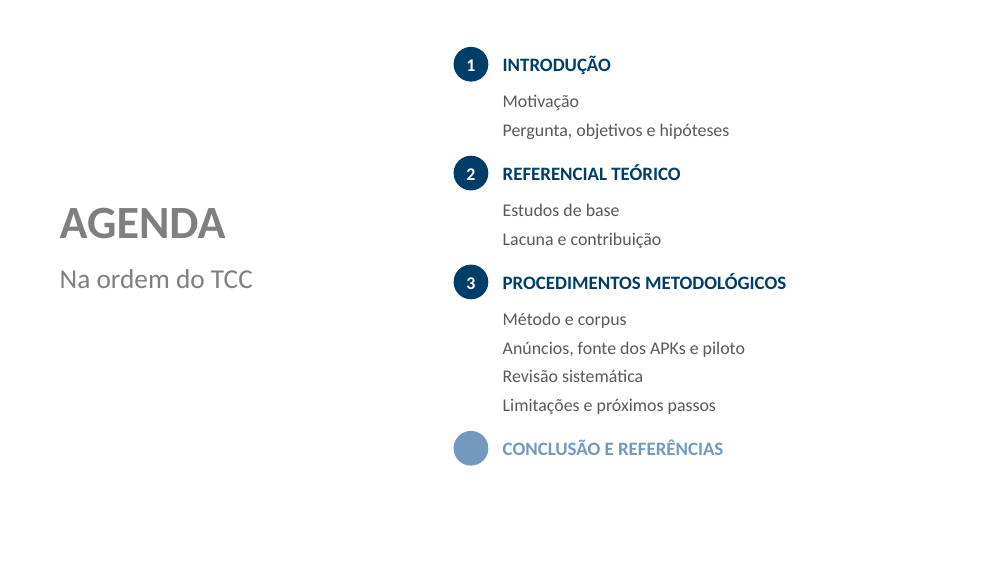
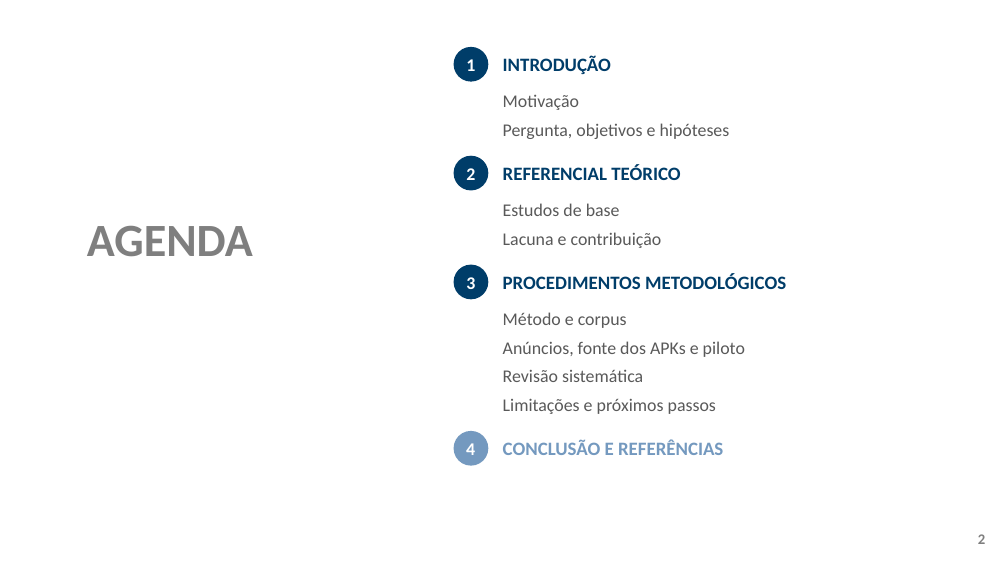
Before and after one commit to ClaudioAMF1/TCC, a slide deck: slide 2 of tcc/apresentacao/simulacao-defesa-rascunho.pptx. Drawn at 1008x567 pixels with LibreOffice and Linux fonts; fonts in the diff are those of the drawing; background and template pictures are left out. Boxes give left, top, right and bottom in pixels: in the first picture for what was removed or moved away, otherwise in the second. Text is boxed around its words. In the diff, an @@ line names an element or a change of style, - is before the commit and + after.

```diff
--- a/tcc/apresentacao/simulacao-defesa-rascunho.pptx
+++ b/tcc/apresentacao/simulacao-defesa-rascunho.pptx
@@ text "AGENDA" moved from (x1=60, y1=208, x2=226, y2=238) to (x1=87, y1=226, x2=253, y2=256) @@
@@ text removed at (x1=60, y1=269, x2=253, y2=288) @@
-Na ordem do TCC
@@ text in ellipse at (x1=466, y1=443, x2=475, y2=455): text added @@
+4
@@ page number added at (x1=978, y1=534, x2=985, y2=544), 14 pt, text #7F7F7F, bold @@
+2
```
Also in this commit, not shown: 14 other slides changed, 3 other files.
